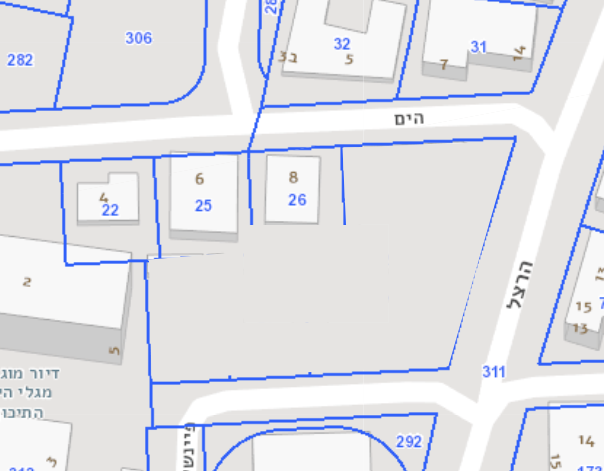
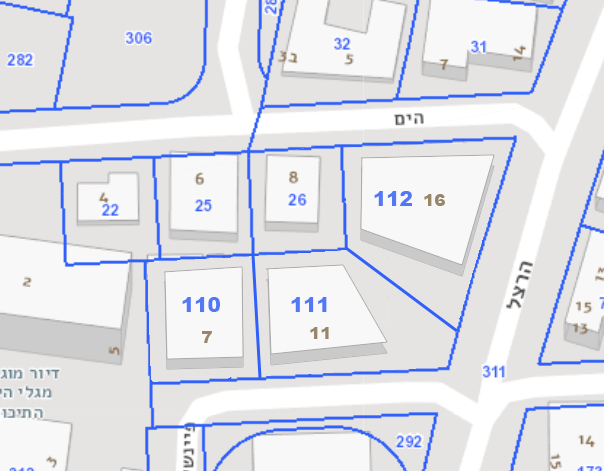
Revision of a layered 604x471 image; what changed, layer by layer:
added layer "11" above "7" over [310, 327, 329, 339]
added layer "7" above "16" over [202, 331, 212, 343]
added layer "16" above "112" over [424, 194, 445, 206]
added layer "112" above "111" over [374, 191, 412, 206]
added layer "111" above "110" over [291, 297, 327, 312]
added layer "110" above "Layer 3 copy" over [182, 297, 220, 312]
added layer "Layer 3 copy" above "Layer 5" over [164, 154, 495, 360]
added layer "Layer 5" above "Layer 4" over [360, 165, 495, 277]
added layer "Layer 4" above "Layer 3" over [266, 275, 388, 366]
added layer "Layer 3" above "Layer 2" over [164, 165, 472, 370]
added layer "Layer 2" above "Color Fill 1" over [251, 246, 458, 378]
painted on "Color Fill 1" over [147, 142, 513, 382]
